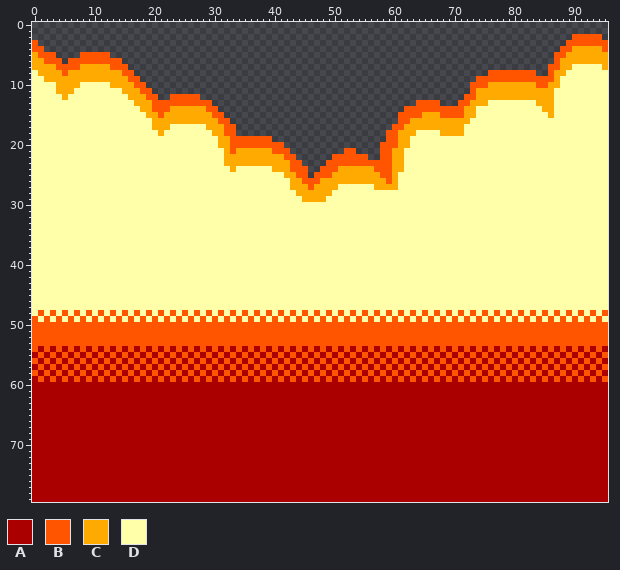
One commit to this sprite sheet: output/assets/bitmaps/background.png. That is the earlier state.
The file is 96x80 pixels.
Palette (. is transparent): A #aa0000  B #ff5500  C #ffaa00  D #ffffaa
Once edited:
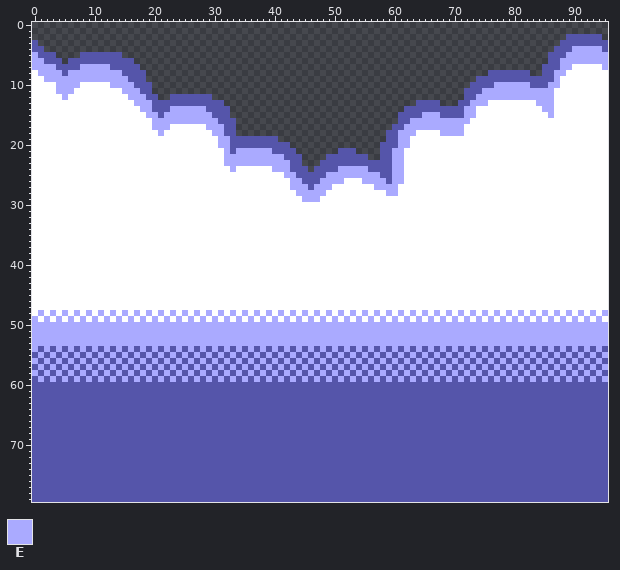
Colours new in this view: E #aaaaff
What changed:
colour A: #aa0000 -> #5555aa
colour D: #ffffaa -> #ffffff
Changed rows in their new state; - is a pixel that keeps its letter.
first column x 0:
 2 -----------------------------------------------------------------------------------------AAAAAA-
 3 A---------------------------------------------------------------------------------------AAAAAAAA
 4 AA-------------------------------------------------------------------------------------AAAEEEEEA
 5 EAAA----AAAAAAA-----------------------------------------------------------------------AAAEEEEEEE
 6 EEAAA-AAAAAAAAAAA---------------------------------------------------------------------AAEEEEEEEE
 7 EEEEAAAAEEEEEAAAAA-------------------------------------------------------------------AAAEE-----E
 8 -EEEEAEEEEEEEEEAAAA---------------------------------------------------------AAAAAAA.-AAEE-------
 9 --EEEEEEEEEEEEEEAAA-------------------------------------------------------AAAAAAAAAAAAAE--------
10 ----EEEE-----EEEEAAA-----------------------------------------------------AAAAEEEEEEAAAEE--------
11 ----EEE--------EEEAA----------------------------------------------------AAAEEEEEEEEEEEE---------
12 -----E----------EEEAA--AAAAAAA------------------------------------------AAEEEEEEEEEEEEE---------
13 -----------------EEEAAAAAAAAAAAA--------------------------------AAAA---AAEEE--------EEE---------
14 ------------------EEAAAEEEEEEAAAA-----------------------------AAAAAAAAAAEE-----------EE---------
15 -------------------EEAEEEEEEEEAAA----------------------------AAAAEEEAAAAEE------------E---------
16 --------------------EEEEEEEEEEEAAA---------------------------AAEEEEEEEEEE-----------------------
17 --------------------EEE------EEEAA--------------------------AAEEEEEEEEEE------------------------
18 ---------------------E--------EEAA-------------------------AAEEE----EEEE------------------------
19 -------------------------------EEAAAAAAAA------------------AAEE---------------------------------
20 -------------------------------EEAAAAAAAAAA---------------AAAEE---------------------------------
21 --------------------------------EAEEEEEEAAAA-------AAA----AAEE----------------------------------
22 --------------------------------EEEEEEEEEEAAA----AAAAAAA--AAEE----------------------------------
23 --------------------------------EEEEEEEEEEEAA---AAAAAAAAAAAAEE----------------------------------
24 ---------------------------------E------EEEAAA-AAAAEEEEEAAAAEE----------------------------------
25 ------------------------------------------EEAAAAAEEEEEEEEEAAEE----------------------------------
26 -------------------------------------------EEAAAEEEEDDDEEEEAEE----------------------------------
27 -------------------------------------------EEEAEEED------EEEE-----------------------------------
28 --------------------------------------------EEEEED---------EE-----------------------------------
29 ---------------------------------------------EEED-----------------------------------------------
first column x 0:
48 -E-E-E-E-E-E-E-E-E-E-E-E-E-E-E-E-E-E-E-E-E-E-E-E-E-E-E-E-E-E-E-E-E-E-E-E-E-E-E-E-E-E-E-E-E-E-E-E
49 E-E-E-E-E-E-E-E-E-E-E-E-E-E-E-E-E-E-E-E-E-E-E-E-E-E-E-E-E-E-E-E-E-E-E-E-E-E-E-E-E-E-E-E-E-E-E-E-
50 EEEEEEEEEEEEEEEEEEEEEEEEEEEEEEEEEEEEEEEEEEEEEEEEEEEEEEEEEEEEEEEEEEEEEEEEEEEEEEEEEEEEEEEEEEEEEEEE
51 EEEEEEEEEEEEEEEEEEEEEEEEEEEEEEEEEEEEEEEEEEEEEEEEEEEEEEEEEEEEEEEEEEEEEEEEEEEEEEEEEEEEEEEEEEEEEEEE
52 EEEEEEEEEEEEEEEEEEEEEEEEEEEEEEEEEEEEEEEEEEEEEEEEEEEEEEEEEEEEEEEEEEEEEEEEEEEEEEEEEEEEEEEEEEEEEEEE
53 EEEEEEEEEEEEEEEEEEEEEEEEEEEEEEEEEEEEEEEEEEEEEEEEEEEEEEEEEEEEEEEEEEEEEEEEEEEEEEEEEEEEEEEEEEEEEEEE
54 E-E-E-E-E-E-E-E-E-E-E-E-E-E-E-E-E-E-E-E-E-E-E-E-E-E-E-E-E-E-E-E-E-E-E-E-E-E-E-E-E-E-E-E-E-E-E-E-
55 -E-E-E-E-E-E-E-E-E-E-E-E-E-E-E-E-E-E-E-E-E-E-E-E-E-E-E-E-E-E-E-E-E-E-E-E-E-E-E-E-E-E-E-E-E-E-E-E
56 E-E-E-E-E-E-E-E-E-E-E-E-E-E-E-E-E-E-E-E-E-E-E-E-E-E-E-E-E-E-E-E-E-E-E-E-E-E-E-E-E-E-E-E-E-E-E-E-
57 -E-E-E-E-E-E-E-E-E-E-E-E-E-E-E-E-E-E-E-E-E-E-E-E-E-E-E-E-E-E-E-E-E-E-E-E-E-E-E-E-E-E-E-E-E-E-E-E
58 E-E-E-E-E-E-E-E-E-E-E-E-E-E-E-E-E-E-E-E-E-E-E-E-E-E-E-E-E-E-E-E-E-E-E-E-E-E-E-E-E-E-E-E-E-E-E-E-
59 -E-E-E-E-E-E-E-E-E-E-E-E-E-E-E-E-E-E-E-E-E-E-E-E-E-E-E-E-E-E-E-E-E-E-E-E-E-E-E-E-E-E-E-E-E-E-E-E
Pixel boxes of the changes (left, top, right, bottom) in both pictures:
changed: (32, 34, 608, 502)
